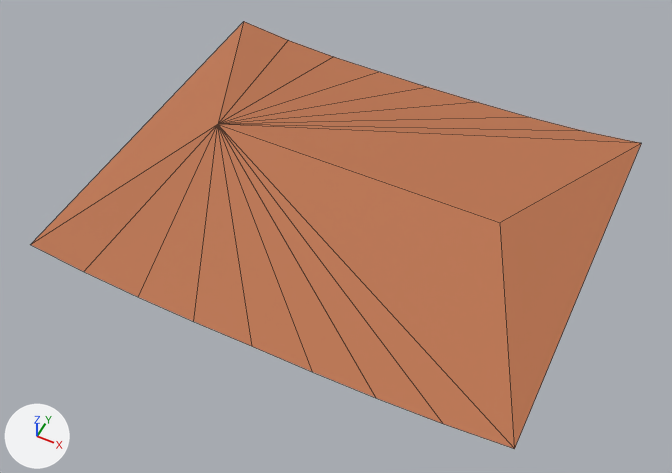
Two versions of the glTF model public/assets/env_house_workshop_roof.glb, one commit apart.
One viewpoint serves both versions: a camera (50 mm lens) standing at (4.74, -10.08, 11.17) and looking at (0.05, -0.69, -0.57). Lighting does not change. The marker at lower left points along +X, +Y and +Z. The first picture is the older version. Mesh edges are drawn as thin lines. Vertices at exactly the same position are counted once.

The first picture shows 'ENV_House_Workshop_Roof'.
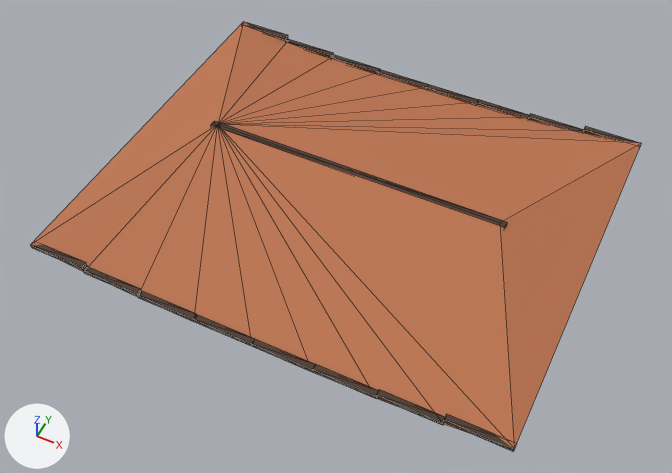
Pixel boxes (x1, y1, x2, y2) of what changed, in the pictures (672 x 473 px):
'ENV_House_Workshop_Roof', reshaped
    before: (31, 22, 641, 449)
    after: (31, 22, 641, 451)
part 1 of me_env_house_workshop_roof, added
    after: (246, 22, 288, 40)
part 2 of me_env_house_workshop_roof, added
    after: (286, 39, 334, 58)
part 3 of me_env_house_workshop_roof, added
    after: (331, 55, 380, 74)
part 4 of me_env_house_workshop_roof, added
    after: (476, 99, 530, 119)
part 5 of me_env_house_workshop_roof, added
    after: (529, 114, 584, 132)
part 6 of me_env_house_workshop_roof, added
    after: (583, 126, 640, 149)
part 7 of me_env_house_workshop_roof, added (brown)
    after: (31, 244, 87, 269)
part 8 of me_env_house_workshop_roof, added (brown)
    after: (83, 266, 141, 296)
part 9 of me_env_house_workshop_roof, added (brown)
    after: (138, 290, 197, 321)
part 10 of me_env_house_workshop_roof, added (brown)
    after: (313, 364, 379, 398)
part 11 of me_env_house_workshop_roof, added (brown)
    after: (376, 389, 445, 425)
part 12 of me_env_house_workshop_roof, added (brown)
    after: (444, 414, 517, 451)
part 13 of me_env_house_workshop_roof, added
    after: (211, 121, 507, 228)
part 14 of me_env_house_workshop_roof, added
    after: (194, 69, 478, 372)

The change, as a list of edits to the scene's bpy script:
```text
Add mat_mat_wooddark_a:
    mat_mat_wooddark_a = principled_material('MAT_WoodDark_A')
    mat_mat_wooddark_a.base_color = (0.0685, 0.0331, 0.0176)  # brown #4a3324
    mat_mat_wooddark_a.roughness = 0.7
Change me_env_house_workshop_roof:
    used by ob_env_house_workshop_roof; location = (0.0, 0.0, 0.0)
    remove me_env_house_workshop_roof.from_pydata(...)  # 20 vertices, 20 faces; spans x -4.1..4.1, y -3.4..3.4, z -0.35..0.35
    add me_env_house_workshop_roof.from_pydata(...)  # 148 vertices, 224 faces; spans x -4.1..4.1, y -3.4..3.4, z -0.35..0.35
    me_env_house_workshop_roof part 1: a new loose piece, a box spanning x -4.1..-3.075, y 3.3..3.4, z -0.203..-0.133, in mat_mat_wooddark_a (brown #4a3324)
    me_env_house_workshop_roof part 2: a new loose piece, a box spanning x -3.075..-2.05, y 3.3..3.4, z -0.296..-0.226, in mat_mat_wooddark_a (brown #4a3324)
    me_env_house_workshop_roof part 3: a new loose piece, a box spanning x -2.05..-1.025, y 3.3..3.4, z -0.338..-0.268, in mat_mat_wooddark_a (brown #4a3324)
    me_env_house_workshop_roof part 4: a new loose piece, a box spanning x 1.025..2.05, y 3.3..3.4, z -0.338..-0.268, in mat_mat_wooddark_a (brown #4a3324)
    me_env_house_workshop_roof part 5: a new loose piece, a box spanning x 2.05..3.075, y 3.3..3.4, z -0.296..-0.226, in mat_mat_wooddark_a (brown #4a3324)
    me_env_house_workshop_roof part 6: a new loose piece, a box spanning x 3.075..4.1, y 3.3..3.4, z -0.203..-0.133, in mat_mat_wooddark_a (brown #4a3324)
    me_env_house_workshop_roof part 7: a new loose piece, a box spanning x -4.1..-3.075, y -3.4..-3.3, z -0.203..-0.133, in mat_mat_wooddark_a (brown #4a3324)
    me_env_house_workshop_roof part 8: a new loose piece, a box spanning x -3.075..-2.05, y -3.4..-3.3, z -0.296..-0.226, in mat_mat_wooddark_a (brown #4a3324)
    me_env_house_workshop_roof part 9: a new loose piece, a box spanning x -2.05..-1.025, y -3.4..-3.3, z -0.338..-0.268, in mat_mat_wooddark_a (brown #4a3324)
    me_env_house_workshop_roof part 10: a new loose piece, a box spanning x 1.025..2.05, y -3.4..-3.3, z -0.338..-0.268, in mat_mat_wooddark_a (brown #4a3324)
    me_env_house_workshop_roof part 11: a new loose piece, a box spanning x 2.05..3.075, y -3.4..-3.3, z -0.296..-0.226, in mat_mat_wooddark_a (brown #4a3324)
    me_env_house_workshop_roof part 12: a new loose piece, a box spanning x 3.075..4.1, y -3.4..-3.3, z -0.203..-0.133, in mat_mat_wooddark_a (brown #4a3324)
    me_env_house_workshop_roof part 13: a new loose piece, a box spanning x -2.7..2.7, y -0.06..0.06, z 0.27..0.35, in mat_mat_wooddark_a (brown #4a3324)
    me_env_house_workshop_roof part 14
    12 vertices are added at x -1.02..1.02, y -3.4..3.3, z -0.35..-0.28
    12 new vertices lie (0.0, 0.1, 0.0) away from vertices in x -1.02..1.02, y -3.4..3.3, z -0.35..-0.28
    48 new faces join them, mat_mat_wooddark_a (brown #4a3324)
    add me_env_house_workshop_roof.materials.append(mat_mat_wooddark_a)  # brown #4a3324
```
